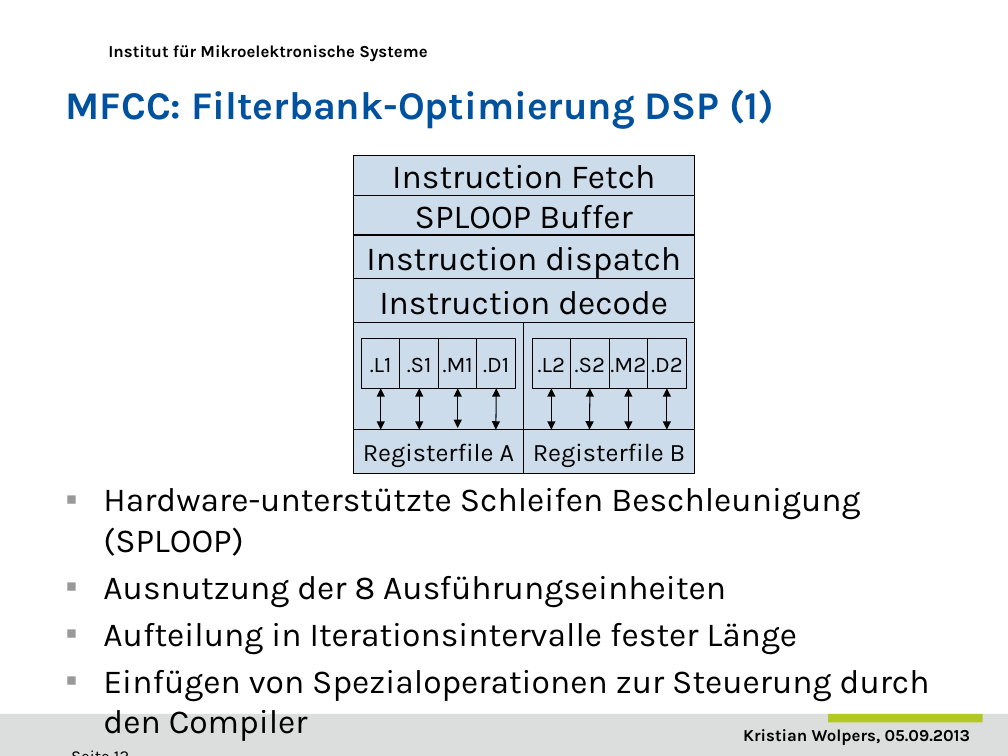
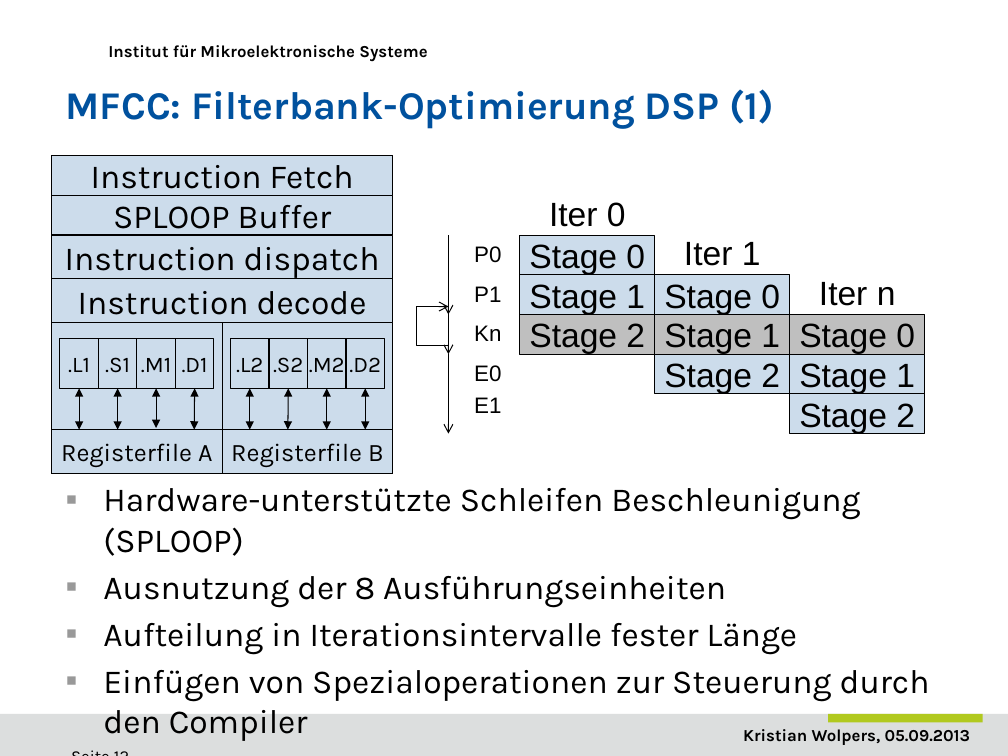
Before and after one commit to DuncanSin/Masterarbeit, a slide deck: slide 12 of Speech/Praesentation1.pptx. Drawn at 1008x756 pixels with LibreOffice and Linux fonts; fonts in the diff are those of the drawing; background and template pictures are left out. Boxes give left, top, right and bottom in pixels: in the first picture for what was removed or moved away, otherwise in the second. Text is boxed around its words. In the diff, an @@ line names an element or a change of style, - is before the commit and + after.

```diff
--- a/Speech/Praesentation1.pptx
+++ b/Speech/Praesentation1.pptx
@@ text added at (549,202,626,227), 24 pt, text #000000 @@
+Iter 0
@@ arrow added from (449, 235) to (449, 314), #000000 0.75 pt @@
@@ rectangle added at (520,235,655,274), fill #CCDCEB, outline #000000 0.75 pt, 24 pt, text #000000 @@
+Stage 0
@@ text added at (474,246,501,263), 16 pt, text #000000 @@
+P0
@@ text added at (684,242,761,266), 24 pt, text #000000 @@
+Iter 1
@@ text added at (474,286,501,302), 16 pt, text #000000 @@
+P1
@@ rectangle added at (520,275,655,314), fill #CCDCEB, outline #000000 0.75 pt, 24 pt, text #000000 @@
+Stage 1
@@ rectangle added at (655,275,790,314), fill #CCDCEB, outline #000000 0.75 pt, 24 pt, text #000000 @@
+Stage 0
@@ text added at (819,282,896,306), 24 pt, text #000000 @@
+Iter n
@@ elbow line added from (449, 347) to (416, 306), #000000 0.75 pt @@
@@ arrow added from (416, 306) to (449, 306), #000000 0.75 pt @@
@@ arrow added from (449, 314) to (449, 354), #000000 0.75 pt @@
@@ text added at (474,325,501,341), 16 pt, text #000000 @@
+Kn
@@ rectangle added at (520,314,655,354), fill #BFBFBF, outline #000000 0.75 pt, 24 pt, text #000000 @@
+Stage 2
@@ rectangle added at (655,314,790,354), fill #BFBFBF, outline #000000 0.75 pt, 24 pt, text #000000 @@
+Stage 1
@@ rectangle added at (789,314,924,354), fill #BFBFBF, outline #000000 0.75 pt, 24 pt, text #000000 @@
+Stage 0
@@ rectangle ".L1": place and size @@
-rectangle ".L1" at (362,339,400,389)
+rectangle ".L1" at (59,339,98,389)
@@ arrow added from (449, 354) to (449, 433), #000000 0.75 pt @@
@@ rectangle added at (655,354,790,393), fill #CCDCEB, outline #000000 0.75 pt, 24 pt, text #000000 @@
+Stage 2
@@ rectangle added at (789,354,924,393), fill #CCDCEB, outline #000000 0.75 pt, 24 pt, text #000000 @@
+Stage 1
@@ 16 rectangles, 8 double arrows: place and size @@
-16 rectangles, 8 double arrows at (353,156,695,474)
+16 rectangles, 8 double arrows at (51,156,393,474)
@@ text added at (474,365,501,382), 16 pt, text #000000 @@
+E0
@@ text added at (474,397,501,413), 16 pt, text #000000 @@
+E1
@@ rectangle added at (789,394,924,433), fill #CCDCEB, outline #000000 0.75 pt, 24 pt, text #000000 @@
+Stage 2
```
Also in this commit, not shown: 11 other slides changed, 1 other file.
